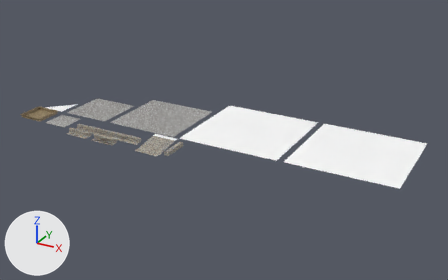
A saved change to the FBX model Assets/Models/StreetElements/StreetElements.fbx.
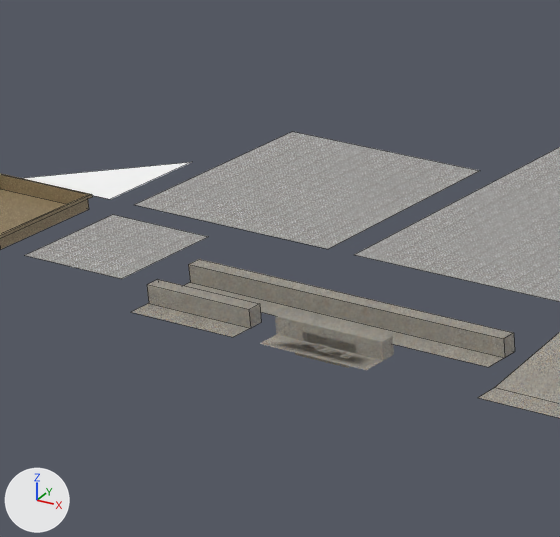
There are two pictures of each version: one whole from a 50 mm lens placed at (74.0, -66.5, 37.1), pointed at (31.7, 10.5, -1.4), one close up on the part from 9% to 34% of the width and 26% to 64% of the height. The axes (+X, +Y, +Z) are drawn at lower left. The lights are the same throughout. The close-ups show mesh edges as thin lines. Where no turn or scale is listed for an object, it has been applied to the vertices.

Script lines for the objects in view, before the commit:
```python
me_mesh = bpy.data.meshes.new('Mesh')
me_mesh.from_pydata(...)  # 16 vertices, 17 faces; spans x -0.1..4.1, y -0.1..4.1, z 0.0..0.5
me_mesh.materials.append(mat_forestsand)  # picture img_forestsand_jpg
me_mesh_003 = bpy.data.meshes.new('Mesh.003')
me_mesh_003.from_pydata(...)  # 4 vertices, 1 face; spans x 5.0..13.0, y 5.0..13.0, z 0.0
me_mesh_003.materials.append(mat_sidewalk)  # picture img_sidewalk_jpg
me_mesh_008 = bpy.data.meshes.new('Mesh.008')
me_mesh_008.from_pydata(...)  # 104 vertices, 125 faces; spans x 15.0..19.0, y -0.8..0.5, z -0.9..0.0
me_mesh_008.materials.append(mat_sidewalkborder)  # picture img_sidewalkborder_jpg
ob_mesh1 = bpy.data.objects.new('Mesh1', me_mesh)
ob_mesh1.location = (0.0, 0.0, 0.0)
ob_mesh4 = bpy.data.objects.new('Mesh4', me_mesh_003)
ob_mesh4.location = (0.0, 0.0, 0.0)
ob_mesh9 = bpy.data.objects.new('Mesh9', me_mesh_008)
ob_mesh9.location = (0.0, 0.0, 0.0)
# also in view: 'Mesh2' at (7.0, 2.0, 0.0); 'Mesh10' at (25.0, 1.9, -0.3); 'Mesh5' at (20.0, 11.0, 0.0); 'Mesh6' at (16.0, 1.7, -0.3); 'Mesh12' at (2.0, 7.0, 0.0)
```
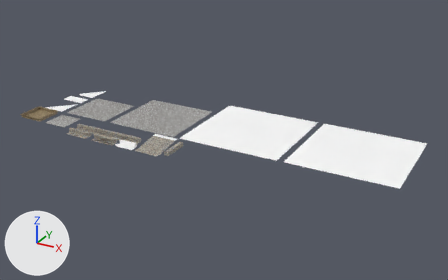
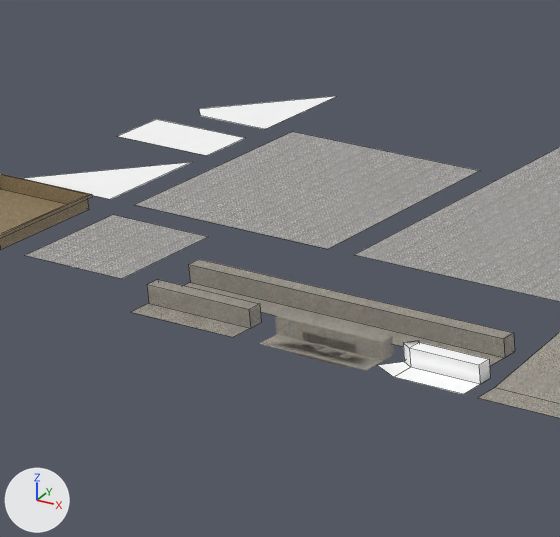
The change in detail:
Mesh me_mesh_013 is new.
It has 4 vertices, 1 face and spans x 0.58..4.02, y 12.71..16.71, z 0.0.
It uses material mat_frontcolor (white #ffffff).
Mesh me_mesh_012 is new.
It has 4 vertices, 1 face and spans x 0.02..4.02, y 9.71..11.71, z 0.0.
It uses material mat_frontcolor (white #ffffff).
Mesh me_mesh_014 is new.
It has 16 vertices, 13 faces and spans x 19.05..22.5, y -0.8..0.58, z -0.6..0.0.
Faces by material slot: [11, 2].
It uses material mat_frontcolor (white #ffffff).
It uses material mat_sidewalkborder (picture img_sidewalkborder_jpg).
Object 'Mesh14' (ob_mesh14) is new; it shows me_mesh_013.
Its location is (0.0, 0.0, 0.0).
Object 'Mesh13' (ob_mesh13) is new; it shows me_mesh_012.
Its location is (0.0, 0.0, 0.0).
Object 'Mesh15' (ob_mesh15) is new; it shows me_mesh_014.
Its location is (0.0, 0.0, 0.0).

What differs and where, as boxes (x1, y1, x2, y2) in the close-ups (560 x 537 px):
'Mesh15', added: after (378, 341, 490, 394)
'Mesh13', added: after (118, 119, 245, 156)
'Mesh14', added: after (199, 96, 337, 129)
